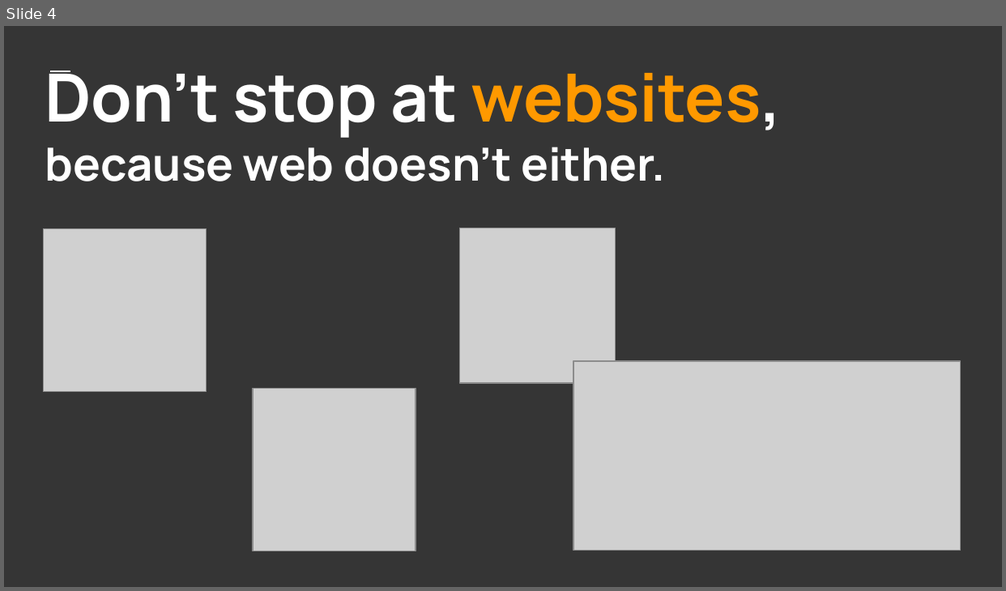
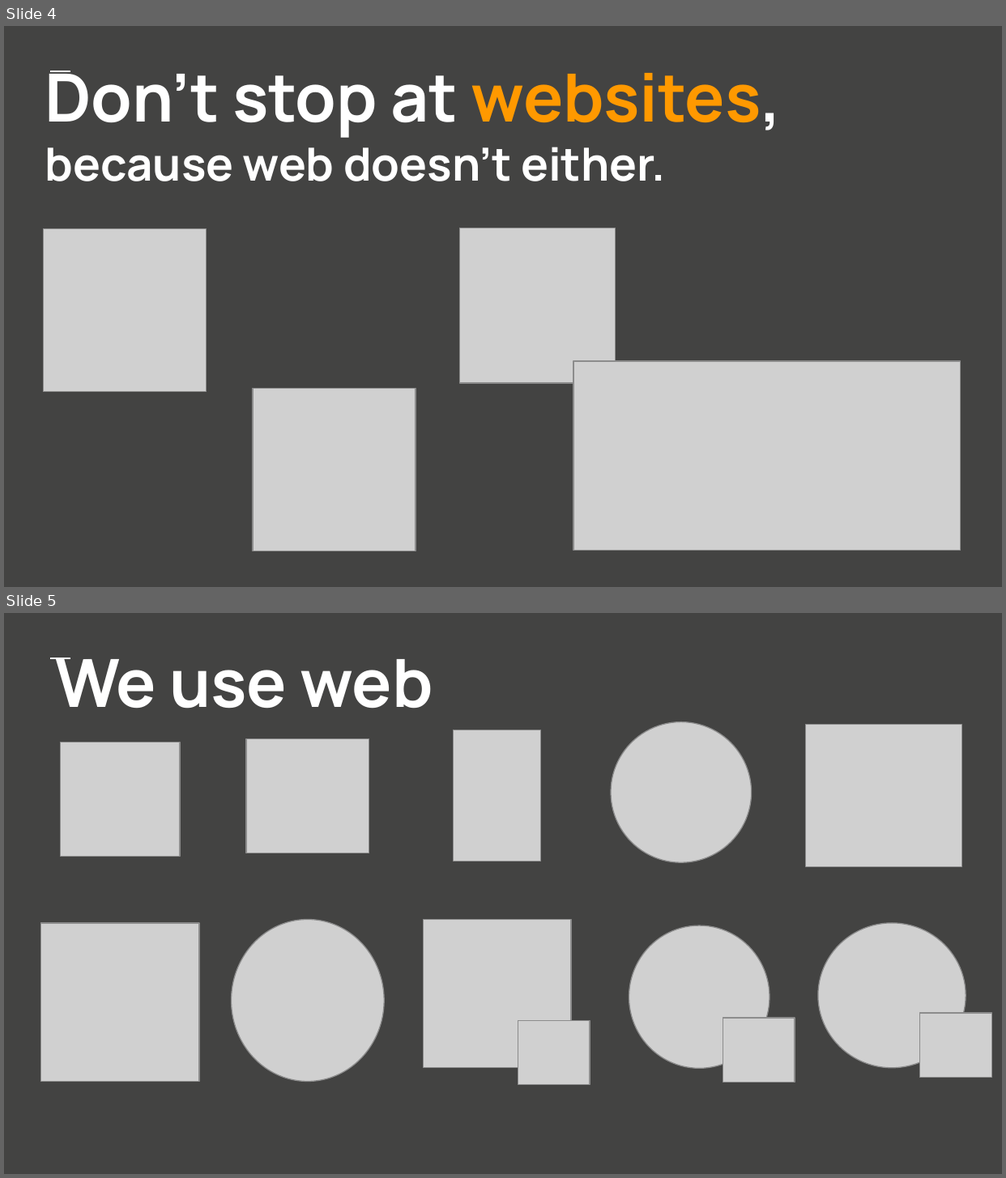
Before and after one commit to GaganSharmaGitHub/GirlScript-Education-Outreach-2-WebDev, a slide deck: Day1/WEBDEVwithGaganDay1.pptx. Shown one above the other, each under a label of ours: slide 4 before the commit, slides 4 and 5 after it. The pictures are 1006x591 and 1006x1178 pixels, drawn with LibreOffice and Linux fonts; fonts in the diff are those of the drawing; grey boxes stand for pictures. Boxes give left, top, right and bottom in pixels: in the first picture for what was removed or moved away, otherwise in the second. Text is boxed around its words. In the diff, an @@ line names an element or a change of style, - is before the commit and + after.

```diff
--- a/Day1/WEBDEVwithGaganDay1.pptx
+++ b/Day1/WEBDEVwithGaganDay1.pptx
@@ slide 5 added at <box>4,613,1002,1174</box>, background #434342; not listed: 1 template element that a slide beside it also shows @@
@@ title added at <box>55,658,433,709</box>, 48 pt, text #FFFFFF, bold @@
+We use web
@@ picture added at <box>453,730,540,861</box> @@
@@ picture added at <box>611,722,752,862</box> @@
@@ picture added at <box>805,725,961,867</box> @@
@@ picture added at <box>60,743,180,858</box> @@
@@ picture added at <box>246,739,369,854</box> @@
@@ picture added at <box>41,923,199,1082</box> @@
@@ picture added at <box>232,919,384,1081</box> @@
@@ picture added at <box>423,919,571,1067</box> @@
@@ picture added at <box>629,926,769,1068</box> @@
@@ picture added at <box>818,923,966,1068</box> @@
@@ picture added at <box>518,1021,590,1086</box> @@
@@ picture added at <box>723,1018,795,1083</box> @@
@@ picture added at <box>920,1013,992,1078</box> @@
```
Also in this commit, not shown: 7 other slides changed, 36 other slides added, 2 other files.
